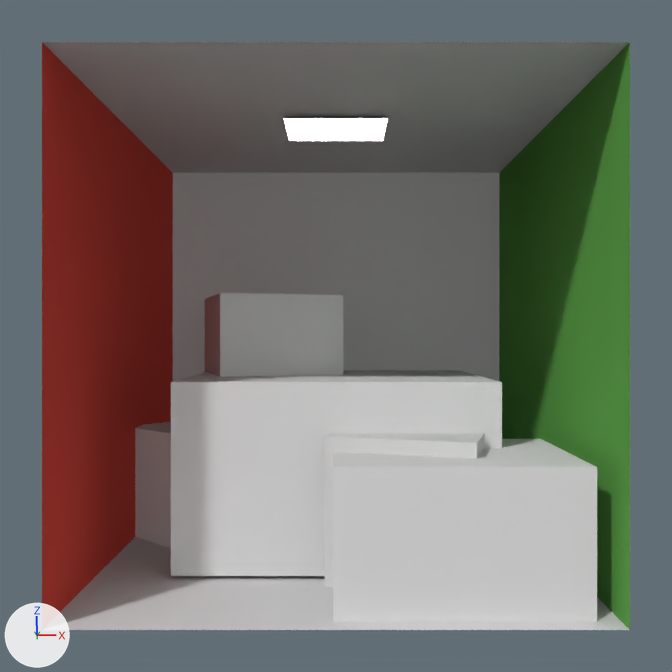
The Blender file scenes/cornell-box/cornell-box.blend as it was, and as the next commit left it.
Camera for both pictures: the file's camera 'cornell-box-camera'. The lights are fixed; the arrows at lower left show +X, +Y and +Z.

The older version as bpy lines, for what is in view:
```python
me_suzanne_aabb = bpy.data.meshes.new('suzanne-aabb')
me_suzanne_aabb.from_pydata([(-1.4, 0.21, 1.55), (-1.4, 1.15, 0.2), (-1.4, -1.57, 0.32), (-1.4, -0.63, -1.03), (1.41, -0.63, -1.03), (1.41, -1.57, 0.32), (1.41, 1.15, 0.2), (1.41, 0.21, 1.55)], [], [(2, 0, 1, 3), (0, 7, 6, 1), (7, 5, 4, 6), (5, 2, 3, 4), (3, 1, 6, 4), (5, 7, 0, 2)])
me_suzanne_aabb.materials.append(mat_color_grid)  # white #e7e7e7
me_walls = bpy.data.meshes.new('walls')
me_walls.from_pydata([(-1.0, -1.0, -1.0), (-1.0, -1.0, 1.0), (-1.0, 1.0, -1.0), (-1.0, 1.0, 1.0), (1.0, -1.0, -1.0), (1.0, -1.0, 1.0), (1.0, 1.0, -1.0), (1.0, 1.0, 1.0)], [], [(1, 0, 2, 3), (3, 2, 6, 7), (7, 6, 4, 5), (0, 4, 6, 2), (5, 1, 3, 7)])
for i in [0]: me_walls.polygons[i].material_index = 1
for i in [2]: me_walls.polygons[i].material_index = 2
me_walls.materials.append(mat_wall)  # light grey #dddddd
me_walls.materials.append(mat_leftwall)  # red #d0483f
me_walls.materials.append(mat_rightwall)  # green #69b355
ob_suzanne = bpy.data.objects.new('Suzanne', me_suzanne_aabb)
ob_suzanne.location = (0.0, 0.052, 0.252)
ob_suzanne.rotation_euler = (-0.604, 0.0, 0.0)  # degrees (-35, 0, 0)
ob_suzanne.scale = (0.484, 0.484, 0.484)
ob_suzanne_001 = bpy.data.objects.new('Suzanne.001', me_suzanne_aabb)
ob_suzanne_001.location = (0.452, -0.562, 0.161)
ob_suzanne_001.rotation_euler = (-0.604, 0.0, 0.0)  # degrees (-35, 0, 0)
ob_suzanne_001.scale = (0.329, 0.329, 0.329)
ob_suzanne_002 = bpy.data.objects.new('Suzanne.002', me_suzanne_aabb)
ob_suzanne_002.location = (-0.507, 0.338, 0.161)
ob_suzanne_002.rotation_euler = (-0.604, 0.0, 0.83)  # degrees (-35, 0, 48)
ob_suzanne_002.scale = (0.329, 0.329, 0.329)
ob_walls = bpy.data.objects.new('walls', me_walls)
ob_walls.location = (0.0, 0.0, 1.0)
# also in view: 'long-cube' at (-0.34, 0.29, 0.6); 'short-cube' at (0.33, -0.37, 0.3); 'light-dummy' at (0.0, 0.0, 1.98)
```
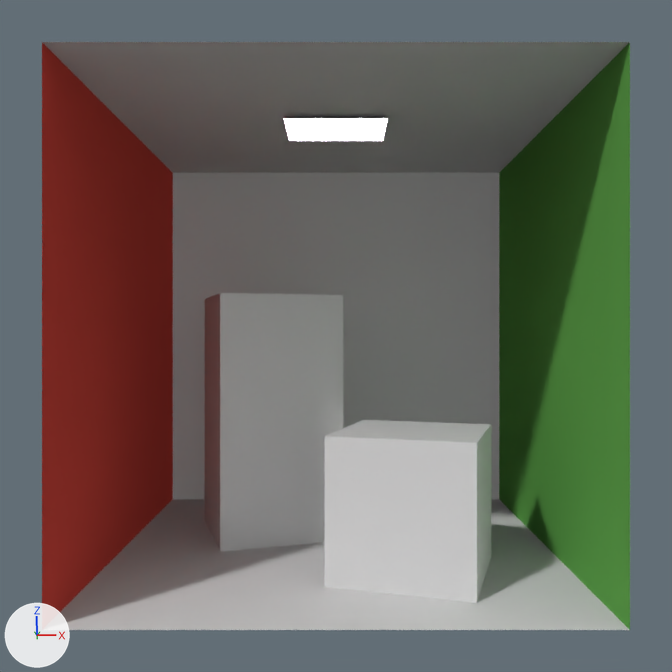
Pixel boxes (x1, y1, x2, y2) of what changed, in the pictures (672 x 672 px):
'Suzanne.001', hidden: before (333, 439, 597, 622)
'Suzanne', hidden: before (171, 370, 502, 576)
'Suzanne.002', hidden: before (135, 422, 171, 548)
'long-cube', unchanged, uncovered by the edit: before (205, 293, 343, 377); after (205, 293, 343, 551)
'short-cube', unchanged, uncovered by the edit: before (325, 433, 484, 588); after (325, 420, 491, 603)

Edits to the bpy script that builds the scene:
```text
Change ob_suzanne_002:
    add ob_suzanne_002.hide_viewport = True
Change ob_suzanne_001:
    add ob_suzanne_001.hide_viewport = True
Change ob_suzanne:
    add ob_suzanne.hide_viewport = True
```
